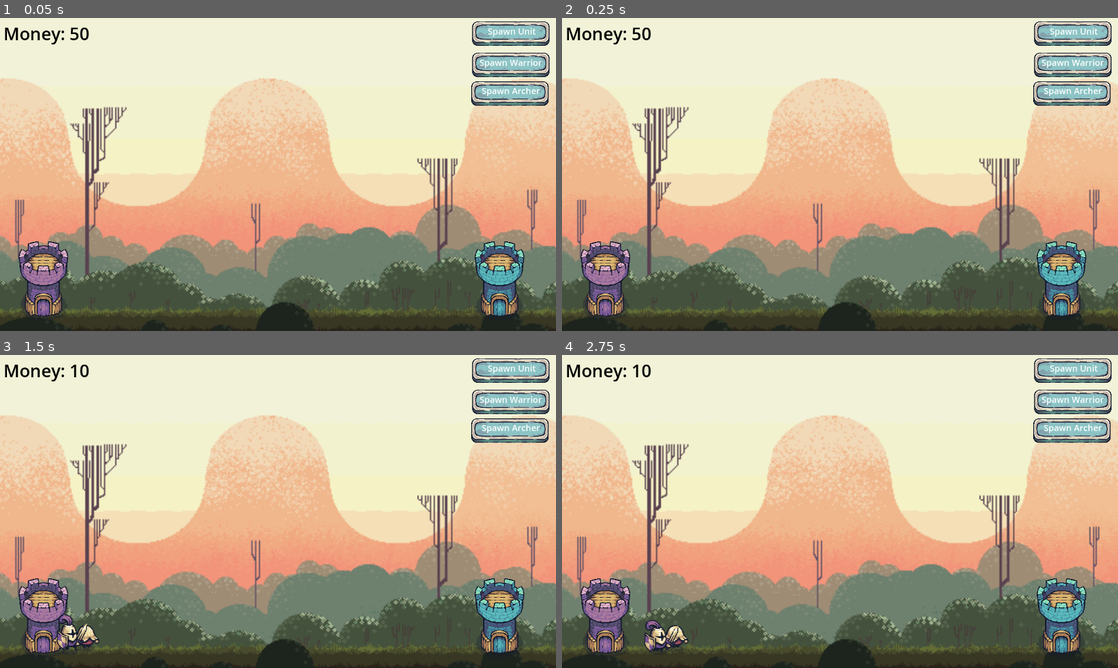
Above: before the commit, frames 1-4 (two rows, left to right).
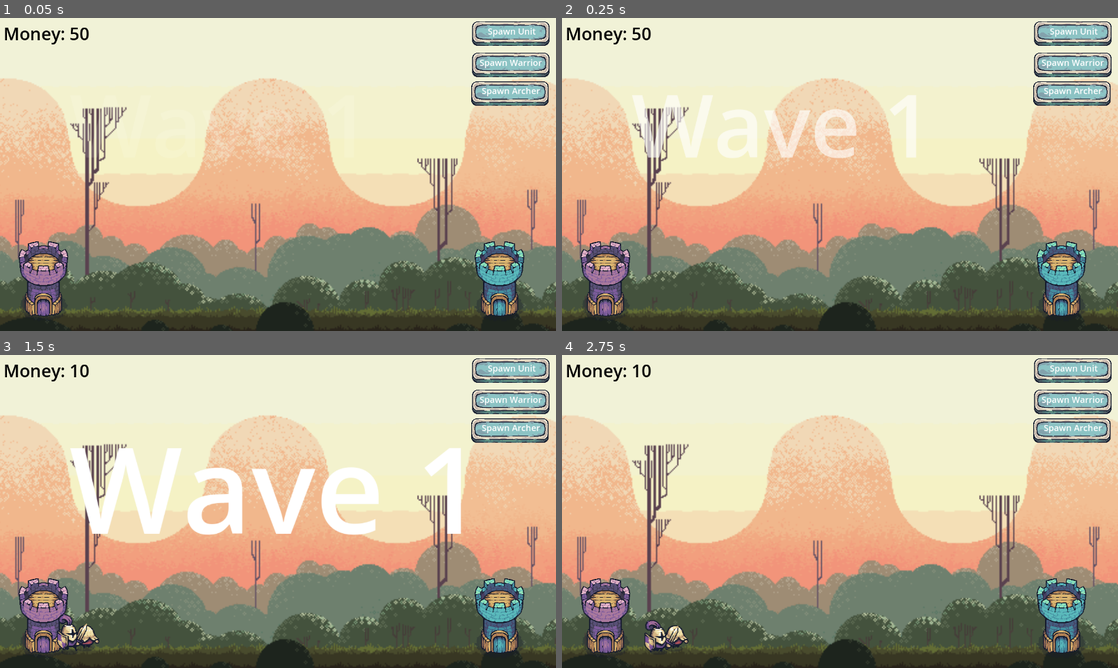
Above: after the commit, the same moments.

Repository: shafiq1rwan/tower_defense
Game: Godot game, scene res://game.tscn
Two runs of this game, one before a commit and one after it. Both use one fixed random seed, a clock stepped at 60 frames per second and the inputs below.
Inputs:
- Up to frame 1 (0.05 s): no input
- Up to frame 2 (0.25 s): no input
- Up to frame 3 (1.5 s): click "Spawn Unit" at 0.5 s; click "Spawn Warrior" at 1.25 s
- Up to frame 4 (2.75 s): click "Spawn Archer" at 2 s

The runs differ from the first frame. In frame 2, 3.4% of the frame differs, in the area x 12-64%, y 24-45%; in frame 3, 6.7%, in the area x 12-83%, y 29-58%; in frame 4, nothing differs.

Commit message:
Add waves and update webpack

Diff:
--- a/game.gd
+++ b/game.gd
@@ -8,36 +8,48 @@
 @onready var money_label = $CanvasLayer/MoneyLabel
 @onready var archer_button = $CanvasLayer/ArcherButton
 @onready var camera = $Camera2D
-
+@onready var wave_banner = $CanvasLayer/WaveBanner
+
+# Wave system variables
+var wave := 1
+var enemies_per_wave := 4
+var enemies_left := 0
+var wave_in_progress := false
+
+# Preload scene files
 var archer_scene = preload("res://scenes/archer.tscn")
 var warrior_scene = preload("res://scenes/warrior.tscn")
 var unit_scene = preload("res://scenes/unit.tscn")
 var enemy_scene = preload("res://scenes/enemy.tscn")
 var floating_text_scene = preload("res://scenes/floating_text.tscn")
-var tnt_thrower_scene = preload("res://scenes/tnt_thrower.tscn")
-
+var hp_bar_scene = preload("res://scenes/hp_bar.tscn")
+
+# Units and enemies
 var player_units = []
 var enemy_units = []
 
+# Player and enemy towers
 var player_tower_hp = 100
 var enemy_tower_hp = 100
 var money = 50
 
 func _ready():
 	spawn_timer.wait_time = 3.0
-	spawn_timer.start()
 	unit_button.pressed.connect(spawn_unit)
 	warrior_button.pressed.connect(spawn_warrior)
 	archer_button.pressed.connect(spawn_archer)
+	start_wave()
 	update_ui()
 
 func _process(delta):
 	update_units(delta)
 	update_ui()
 
+# Update UI (money display)
 func update_ui():
 	money_label.text = "Money: " + str(money)
 
+# Spawn basic unit
 func spawn_unit():
 	if money < 10:
 		return
@@ -51,6 +63,14 @@
 	add_child(unit)
 	player_units.append(unit)
 
+	# Add HP bar
+	var hp_bar = hp_bar_scene.instantiate()
+	hp_bar.position = Vector2(0, -30)  # Position above unit
+	unit.add_child(hp_bar)
+	unit.set_meta("hp_bar", hp_bar)
+	hp_bar.set_health(unit.get_meta("hp"), unit.get_meta("hp"))
+
+# Spawn warrior unit
 func spawn_warrior():
 	if money < 30:
 		return
@@ -64,29 +84,92 @@
 	add_child(unit)
 	player_units.append(unit)
 
+	# Add HP bar
+	var hp_bar = hp_bar_scene.instantiate()
+	hp_bar.position = Vector2(0, -30)  # Position above unit
+	unit.add_child(hp_bar)
+	unit.set_meta("hp_bar", hp_bar)
+	hp_bar.set_health(unit.get_meta("hp"), unit.get_meta("hp"))
+
+# Spawn archer unit
+func spawn_archer():
+	if money < 40:
+		return
+	money -= 40
+	var unit = archer_scene.instantiate()
+	unit.position = player_tower.position + Vector2(50, 60)
+	unit.set_meta("hp", 15)
+	unit.set_meta("damage", 3)
+	unit.add_to_group("player")
+	unit.set_meta("unit_type", "archer")
+	add_child(unit)
+	player_units.append(unit)
+
+	# Add HP bar
+	var hp_bar = hp_bar_scene.instantiate()
+	hp_bar.position = Vector2(0, -30)  # Position above unit
+	unit.add_child(hp_bar)
+	unit.set_meta("hp_bar", hp_bar)
+	hp_bar.set_health(unit.get_meta("hp"), unit.get_meta("hp"))
+
+# Handle enemy spawn timer
 func _on_enemy_spawn_timer_timeout():
-	var enemy
-
-	#if randi() % 4 == 0:  # ~25% chance to spawn TNTThrower
-	#	enemy = tnt_thrower_scene.instantiate()
-	#else:
-	enemy = enemy_scene.instantiate()
-
+	if enemies_left <= 0:
+		spawn_timer.stop()
+		await get_tree().create_timer(3.0).timeout
+		next_wave()
+		return
+
+	var enemy = enemy_scene.instantiate()
 	enemy.position = enemy_tower.position + Vector2(-50, 60)
-	enemy.set_meta("hp", 20)  # More HP?
-	enemy.set_meta("damage", 0)  # Let dynamite do the damage
+	enemy.set_meta("hp", 20 + wave * 2)
+	enemy.set_meta("damage", 1)  # Set damage for enemies
+	enemy.add_to_group("enemy")
 	add_child(enemy)
-	enemy.add_to_group("enemy")
 	enemy_units.append(enemy)
 
+	# Add HP bar
+	var hp_bar = hp_bar_scene.instantiate()
+	hp_bar.position = Vector2(0, -30)  # Position above enemy
+	enemy.add_child(hp_bar)
+	enemy.set_meta("hp_bar", hp_bar)
+	hp_bar.set_health(enemy.get_meta("hp"), enemy.get_meta("hp"))
+
+	enemies_left -= 1
+
+# Start the wave
+func start_wave():
+	wave_in_progress = true
+	show_wave_banner()
+	enemies_left = enemies_per_wave
+	spawn_timer.start()
+
+# Move to the next wave
+func next_wave():
+	wave += 1
+	enemies_per_wave += 2
+	start_wave()
+
+# Show wave banner animation
+func show_wave_banner():
+	wave_banner.text = "Wave " + str(wave)
+	wave_banner.visible = true
+	wave_banner.modulate = Color(1, 1, 1, 0)
+	wave_banner.scale = Vector2(0.8, 0.8)
+
+	var tween = create_tween()
+	tween.tween_property(wave_banner, "modulate:a", 1.0, 0.4)
+	tween.tween_property(wave_banner, "scale", Vector2(1.1, 1.1), 0.4).set_trans(Tween.TRANS_BACK).set_ease(Tween.EASE_OUT)
+	tween.tween_interval(1.2)
+	tween.tween_property(wave_banner, "modulate:a", 0, 0.5)
+	tween.tween_callback(Callable(wave_banner, "hide"))
+
+# Update all units' HP and handle combat
 func update_units(delta):
 	for unit in player_units:
 		if not is_instance_valid(unit): continue
-
-		# ✅ Skip archers — they handle their own targeting & shooting
 		if unit.get_meta("unit_type", "") == "archer":
 			continue
-
 		var enemy = get_closest_target(unit, enemy_units, enemy_tower)
 		handle_combat(unit, enemy, false, delta)
 
@@ -95,6 +178,7 @@
 		var target = get_closest_target(enemy, player_units, player_tower)
 		handle_combat(enemy, target, true, delta)
 
+# Find closest target (unit or tower)
 func get_closest_target(attacker, unit_list, tower_node):
 	for target in unit_list:
 		if is_instance_valid(target) and abs(attacker.position.x - target.position.x) < 20:
@@ -103,23 +187,27 @@
 		return {"type": "tower", "node": tower_node}
 	return null
 
+# Handle combat between attacker and target
 func handle_combat(attacker, target, is_enemy, delta):
 	var anim = attacker.get_node("AnimatedSprite2D")
 	var dir = -1 if is_enemy else 1
 
+	# Fix default damage logic
+	var default_dmg = 1 if is_enemy else 2
+	var dmg = attacker.get_meta("damage", default_dmg)
+
 	if target == null:
-		if attacker.get_meta("stunned", false):
-			anim.play("default")
-			return
+		# Move attacker toward target and continue normal attack animation
 		anim.play("default")
 		attacker.position.x += dir * 50 * delta
 		attacker.set_meta("attack_timer", 0)
 	elif typeof(target) == TYPE_DICTIONARY and target.get("type") == "tower":
+		# Handle damage when attacking towers
 		anim.play("attack")
 		var timer = attacker.get_meta("attack_timer", 0.0)
 		timer += delta
 		if timer >= 1.0:
-			var dmg = attacker.get_meta("damage", 1 if is_enemy else 2)
+			# Apply damage to the tower
 			if is_enemy:
 				player_tower_hp -= dmg
 				show_floating_text(player_tower.position, dmg)
@@ -129,16 +217,20 @@
 			timer = 0
 		attacker.set_meta("attack_timer", timer)
 	elif is_instance_valid(target):
+		# Handle damage when attacking units
 		anim.play("attack")
 		var timer = attacker.get_meta("attack_timer", 0.0)
 		timer += delta
 		if timer >= 1.0:
 			var target_hp = target.get_meta("hp", 10)
-			var dmg = attacker.get_meta("damage", 1 if is_enemy else 2)
 			target_hp -= dmg
 			target.set_meta("hp", target_hp)
+			# Update HP bar
+			if target.has_meta("hp_bar"):
+				target.get_meta("hp_bar").set_health(target_hp, target.get_meta("max_hp", target_hp))
 			show_floating_text(target.position, dmg)
 			if target_hp <= 0:
+				# If target dies, give reward and free memory
 				if not is_enemy:
 					money += 10
 				target.queue_free()
@@ -149,6 +241,7 @@
 			timer = 0
 		attacker.set_meta("attack_timer", timer)
 
+# Show floating damage text above units/towers
 func show_floating_text(pos: Vector2, amount: int):
 	var text = floating_text_scene.instantiate()
 	text.text = str(amount)
@@ -160,19 +253,7 @@
 	tween.tween_property(text, "modulate:a", 0, 1.0)
 	tween.tween_callback(Callable(text, "queue_free"))
 
-func spawn_archer():
-	if money < 40:
-		return
-	money -= 40
-	var unit = archer_scene.instantiate()
-	unit.position = player_tower.position + Vector2(50, 60)
-	unit.set_meta("hp", 15)
-	unit.set_meta("damage", 3)
-	unit.add_to_group("player")
-	unit.set_meta("unit_type", "archer")
-	add_child(unit)
-	player_units.append(unit)
-
+# Camera shake effect for impact
 func shake_camera(duration := 0.2, intensity := 6):
 	var tween = create_tween()
 	var random_offset = Vector2(randf() * intensity, randf() * intensity)
--- a/game.tscn
+++ b/game.tscn
@@ -13,6 +13,9 @@
 
 [sub_resource type="LabelSettings" id="LabelSettings_7jktm"]
 font_size = 20
+
+[sub_resource type="LabelSettings" id="LabelSettings_ryrav"]
+font_size = 250
 
 [node name="Game" type="Node2D"]
 script = ExtResource("1_ryrav")
@@ -83,6 +86,15 @@
 text = "Spawn Archer"
 label_settings = SubResource("LabelSettings_7jktm")
 
+[node name="WaveBanner" type="Label" parent="CanvasLayer"]
+offset_left = 160.0
+offset_top = 80.0
+offset_right = 200.0
+offset_bottom = 489.0
+label_settings = SubResource("LabelSettings_ryrav")
+horizontal_alignment = 1
+vertical_alignment = 1
+
 [node name="PlayerTower" parent="." instance=ExtResource("4_7jktm")]
 position = Vector2(100, 590)
 
--- a/scenes/archer.tscn
+++ b/scenes/archer.tscn
@@ -128,7 +128,7 @@
 [node name="AnimatedSprite2D" type="AnimatedSprite2D" parent="."]
 sprite_frames = SubResource("SpriteFrames_iadyh")
 autoplay = "default"
-frame_progress = 0.567011
+frame_progress = 0.825811
 
 [node name="CollisionShape2D" type="CollisionShape2D" parent="."]
 shape = SubResource("CircleShape2D_b0l3x")
--- /dev/null
+++ b/scenes/hp_bar.tscn
@@ -0,0 +1,14 @@
+[gd_scene load_steps=2 format=3 uid="uid://xky1mtx2ywax"]
+
+[ext_resource type="Script" uid="uid://dfwcfekcdqcw4" path="res://scripts/hp_bar.gd" id="1_e8frx"]
+
+[node name="HP_Bar" type="Node2D"]
+script = ExtResource("1_e8frx")
+
+[node name="Bar" type="TextureProgressBar" parent="."]
+offset_right = 40.0
+offset_bottom = 40.0
+value = 100.0
+rounded = true
+tint_under = Color(0.266339, 0.343902, 0.405674, 1)
+tint_progress = Color(0.16319, 0.51962, 0.24999, 1)
--- /dev/null
+++ b/scripts/hp_bar.gd
@@ -0,0 +1,7 @@
+extends Node2D
+
+@onready var bar = $Bar
+
+func set_health(current: int, max: int):
+	bar.max_value = max
+	bar.value = current
Not shown: 1 places in game.tscn that only renumber resources
Not shown, added: scripts/hp_bar.gd.uid
Not shown, changed: docs/index.html
Not shown, changed: docs/index.pck
